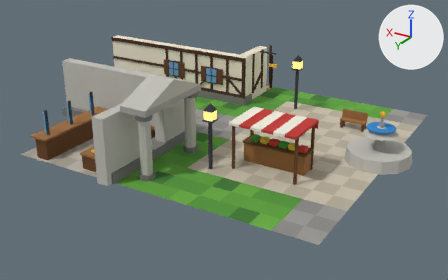
One commit to the glTF model assets/models/town/chunk_2_2.glb: the scene before it, then after it.
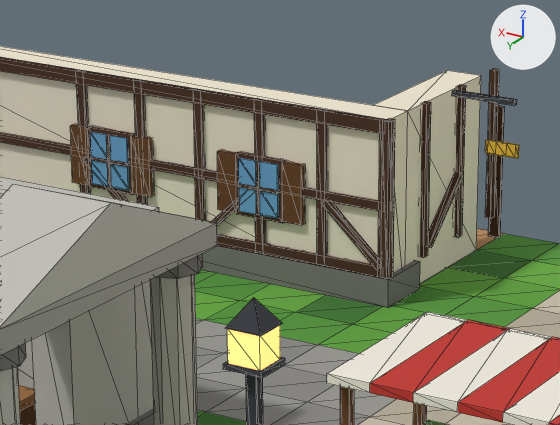
Each version appears first whole from a 50 mm camera at (24.8, -13.0, 12.9) aimed at (40.5, -39.2, -0.2), and next in a close-up on the part from 33% to 64% of the width and 10% to 48% of the height. Every picture has the same lights, and +X, +Y and +Z are marked at upper right. The first two pictures are the older version. The close-ups show mesh edges as thin lines. Vertices at exactly the same position are counted once.

In view in the first close-up: 'chunk_2_2'.
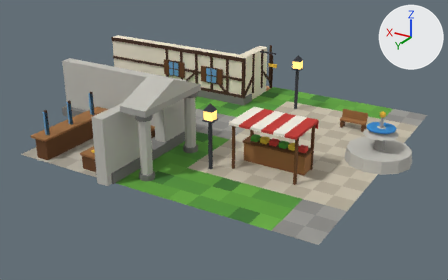
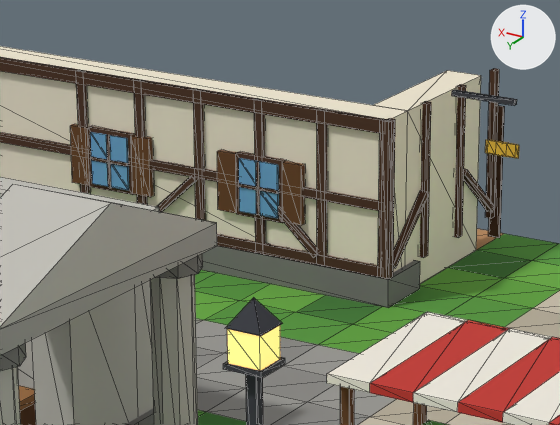
What differs and where, as boxes (x1, y1, x2, y2) in the close-ups (560 x 425 px; the box of a moved part takes in the faces that stretch with it):
part 1 of me_chunk_2_2, moved or reshaped
    before: (83, 156, 128, 201)
    after: (278, 206, 318, 258)
part 2 of me_chunk_2_2, moved or reshaped
    before: (211, 198, 239, 226)
    after: (157, 175, 196, 212)
part 3 of me_chunk_2_2, moved or reshaped
    before: (427, 172, 463, 248)
    after: (463, 169, 495, 212)
part 4 of me_chunk_2_2, moved or reshaped
    before: (321, 199, 381, 270)
    after: (393, 190, 428, 268)

The change, as a diff of the scene's bpy script:
```diff
--- a/assets/models/town/chunk_2_2.glb.py
+++ b/assets/models/town/chunk_2_2.glb.py
@@ me_chunk_2_2 @@
 me_chunk_2_2.from_pydata(...)  # 1426 vertices, 2426 faces; spans x 30.9..52.1, y -48.0..-31.6, z 0.0..4.3
 # used by ob_chunk_2_2; location = (0.0, 0.0, 0.0)
+# me_chunk_2_2 part 1: the loose piece of 8 vertices spanning x 46.5..47.5, y -44.0..-43.9, z 0.6..1.5 is moved by (-3.3, 0.0, 0.0)
+# me_chunk_2_2 part 2: the loose piece of 8 vertices spanning x 44.3..45.3, y -44.0..-43.9, z 0.6..1.5 is moved by (1.1, 0.0, 0.0)
+# me_chunk_2_2 part 3: the loose piece of 8 vertices spanning x 41.9..42.0, y -46.2..-45.2, z 0.6..1.5 is scaled about its middle by (1, 0.991, -0.986), then moved by (0.0, -1.1, 0.0)
+# me_chunk_2_2 part 4
+# 7 vertices are removed from x 42.0..43.1, y -44.0..-43.9, z 0.6..1.5
+# 12 faces are deleted
+# 7 vertices are added at x 41.9..42.0, y -45.1..-44.0, z 0.6..1.5
+# 12 new faces join them, mat_timber
 me_chunk_2_2.materials.append(mat_water)
```
